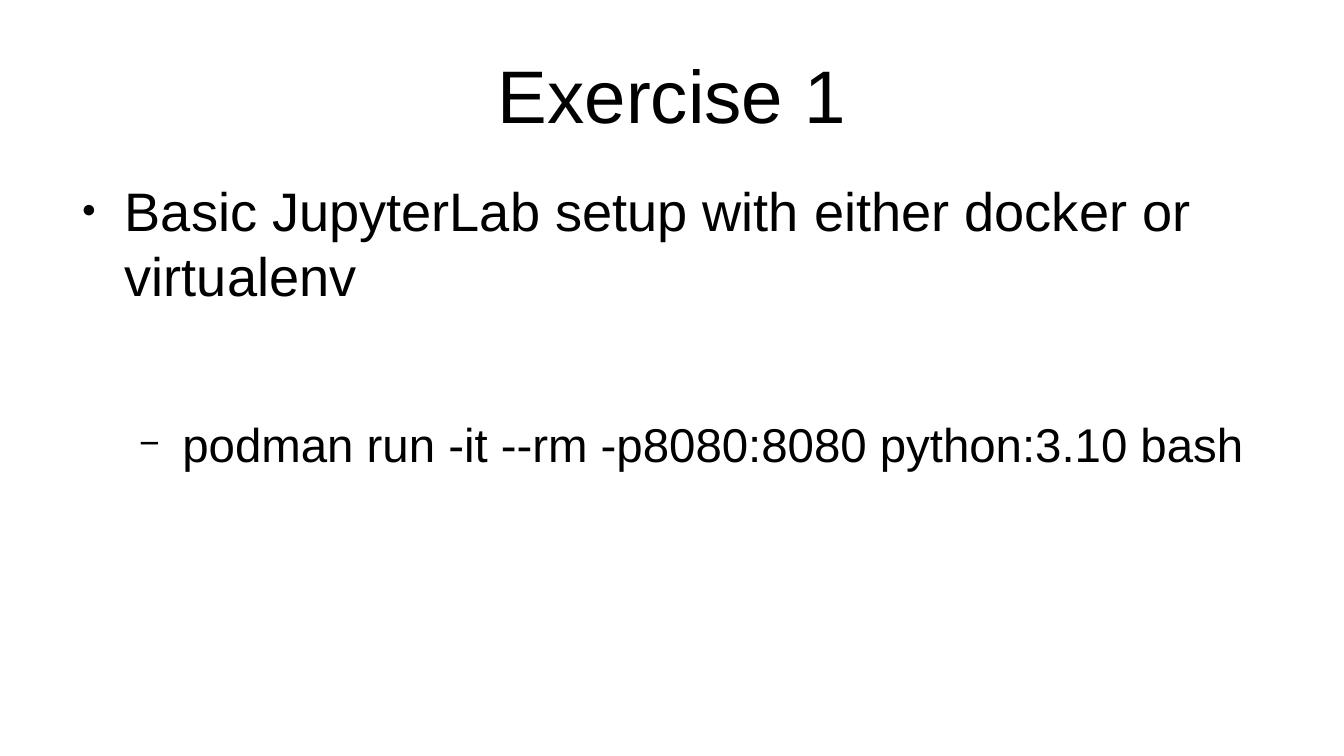
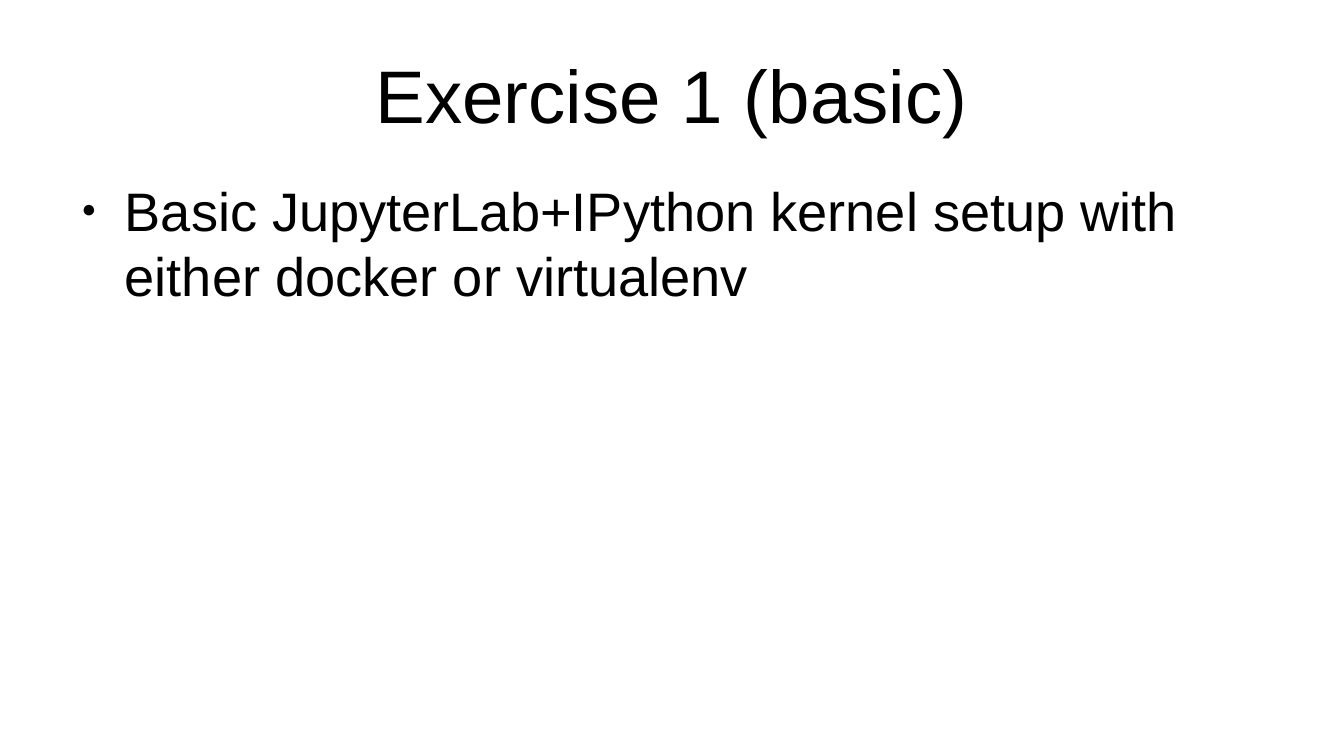
Before and after one commit to jeandet/PICo_Jupyter, a slide deck: slide 26 of PICoJupyter14042022Jeandet.odp (slide 22 before the commit). Drawn at 1344x756 pixels with LibreOffice and Linux fonts; fonts in the diff are those of the drawing. Boxes give left, top, right and bottom in pixels: in the first picture for what was removed or moved away, otherwise in the second. Text is boxed around its words. In the diff, an @@ line names an element or a change of style, - is before the commit and + after.

Commit message:
Slides ready and exercises done with answers

```diff
--- a/PICoJupyter14042022Jeandet.odp
+++ b/PICoJupyter14042022Jeandet.odp
@@ title at [376,69,967,137]: text changed @@
-Exercise 1
+Exercise 1 (basic)
@@ text at [125,191,1177,297]: text changed @@
-● Basic JupyterLab setup with either docker or virtualenv
-  − podman run -it --rm -p8080:8080 python:3.10 bash
+● Basic JupyterLab+IPython kernel setup with either docker or virtualenv
```
Also in this commit, not shown: 10 other slides changed, 5 slides added, 12 other files.
